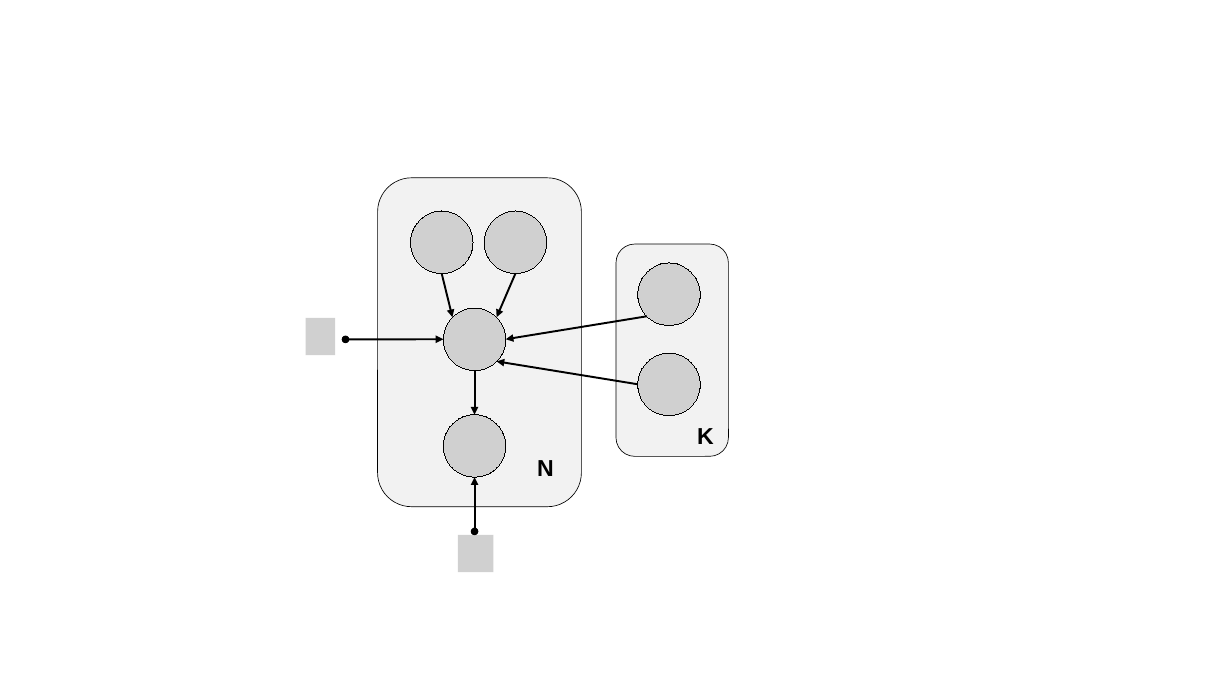
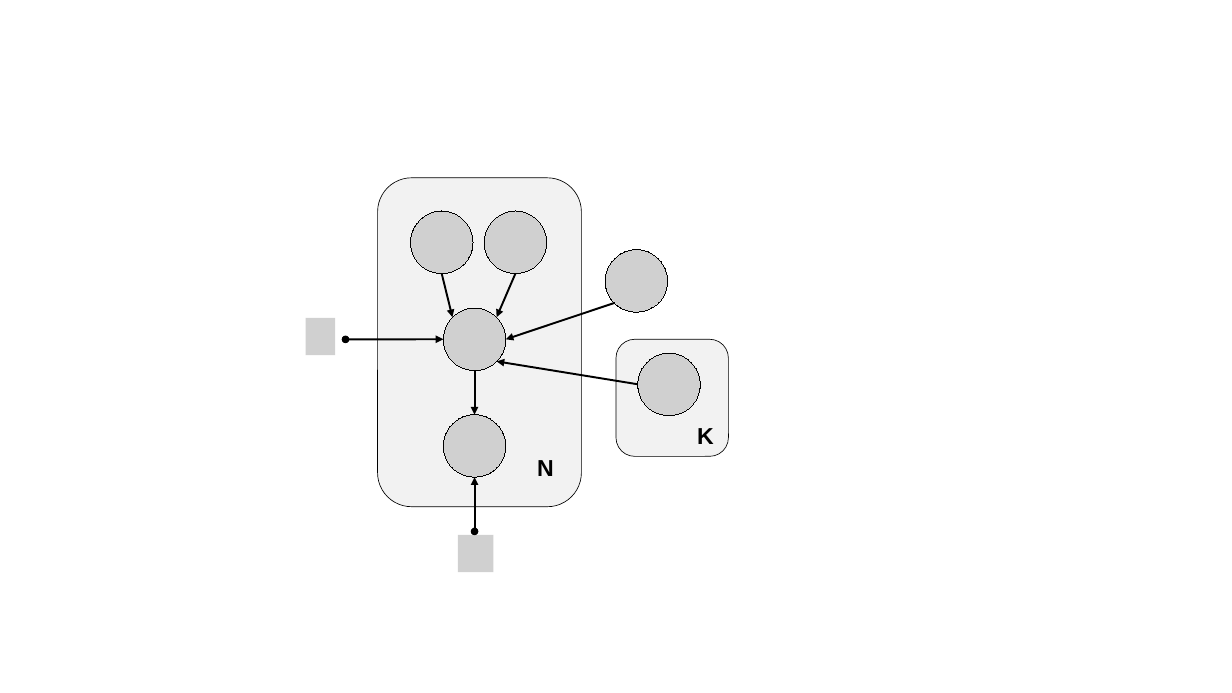
Before and after one commit to mortenwehlast/mbml_bayesian_spatial_count, a slide deck: slide 3 of assets/PGMs.pptx. Drawn at 1232x693 pixels with LibreOffice and Linux fonts; fonts in the diff are those of the drawing; grey boxes stand for pictures. Boxes give left, top, right and bottom in pixels: in the first picture for what was removed or moved away, otherwise in the second. Text is boxed around its words. In the diff, an @@ line names an element or a change of style, - is before the commit and + after.

```diff
--- a/assets/PGMs.pptx
+++ b/assets/PGMs.pptx
@@ picture: place and size @@
-picture at [638,263,701,326]
+picture at [605,250,668,312]
@@ arrow moved from (647, 316) - (506, 339) to (615, 303) - (506, 339) @@
@@ rounded rectangle: place and size @@
-rounded rectangle at [616,244,729,457]
+rounded rectangle at [616,339,729,457]
```
Also in this commit, not shown: 1 other file.
